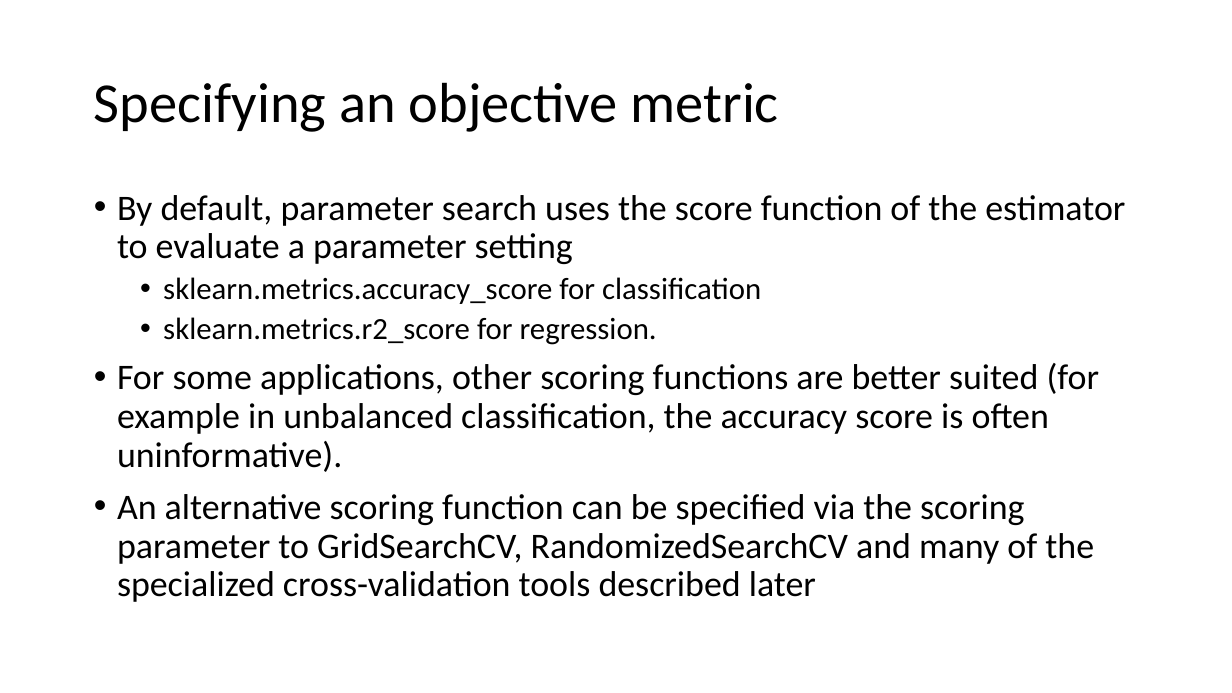
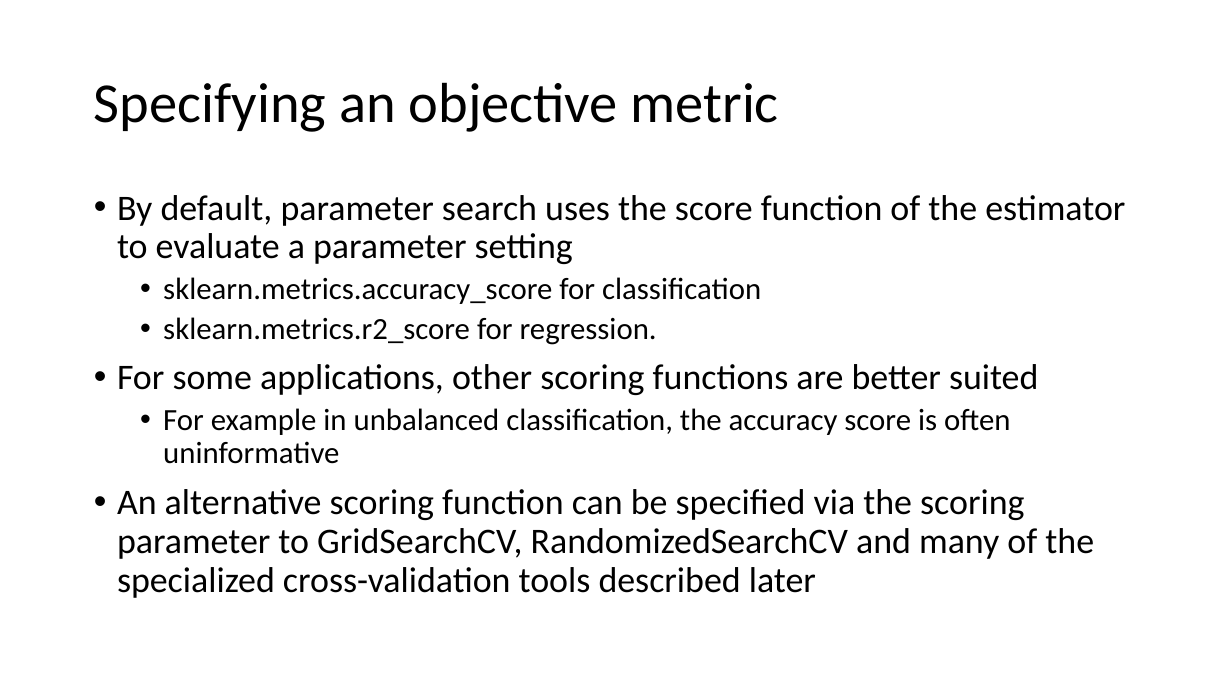
Before and after one commit to FranzGH/IoT_ML, a slide deck: slide 35 of Model selection.pptx (slide 34 before the commit). Drawn at 1232x693 pixels with LibreOffice and Linux fonts; fonts in the diff are those of the drawing. Boxes give left, top, right and bottom in pixels: in the first picture for what was removed or moved away, otherwise in the second. Text is boxed around its words. In the diff, an @@ line names an element or a change of style, - is before the commit and + after.

```diff
--- a/Model selection.pptx
+++ b/Model selection.pptx
@@ text at (117,364,1038,464): text changed; size 28 to 24 pt @@
-• For some applications, other scoring functions are better suited (for example in unbalanced classification, the accuracy score is often uninformative).
+• For some applications, other scoring functions are better suited
+  • For example in unbalanced classification, the accuracy score is often uninformative
```
Also in this commit, not shown: 11 other slides changed, 12 other files.
